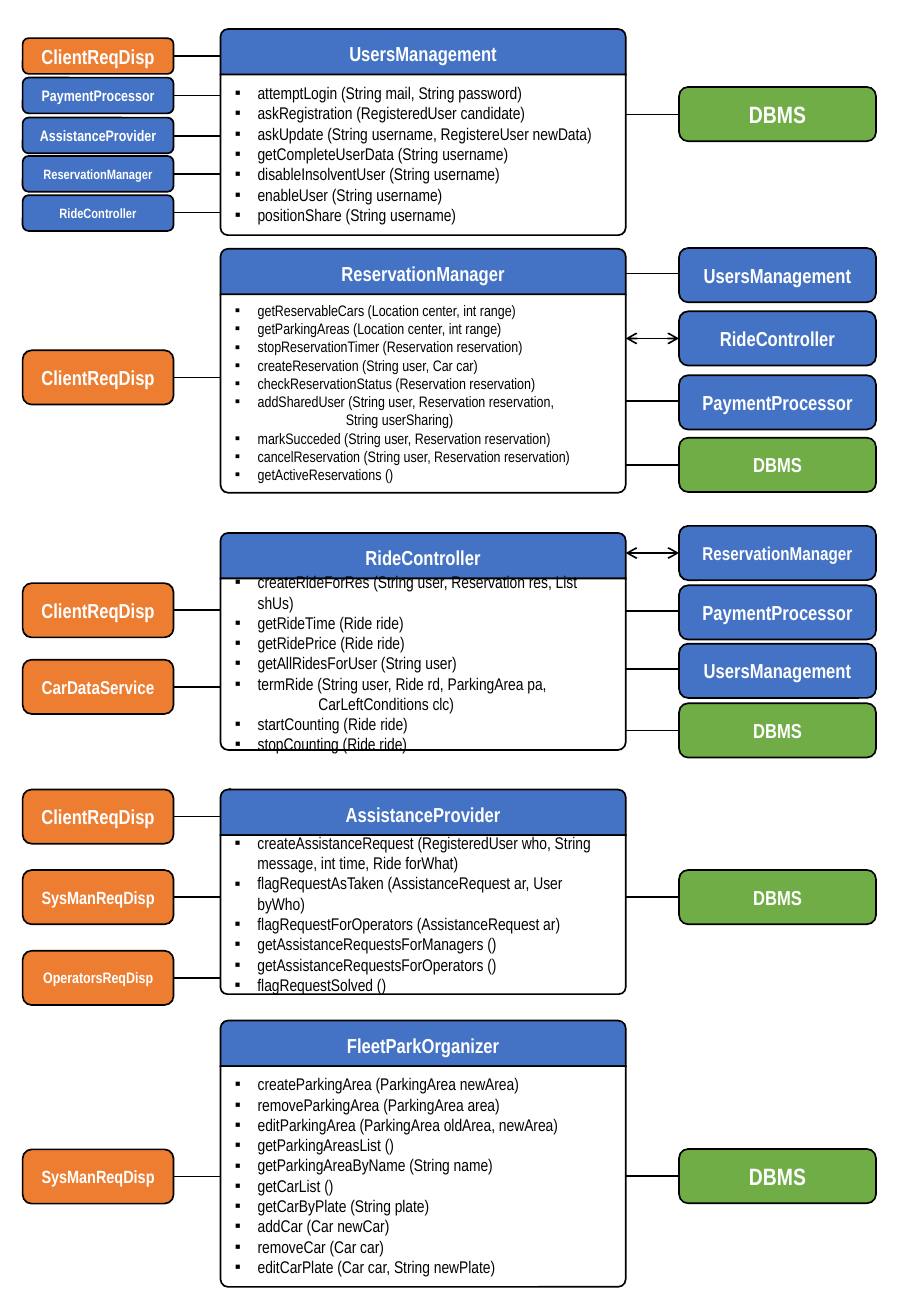
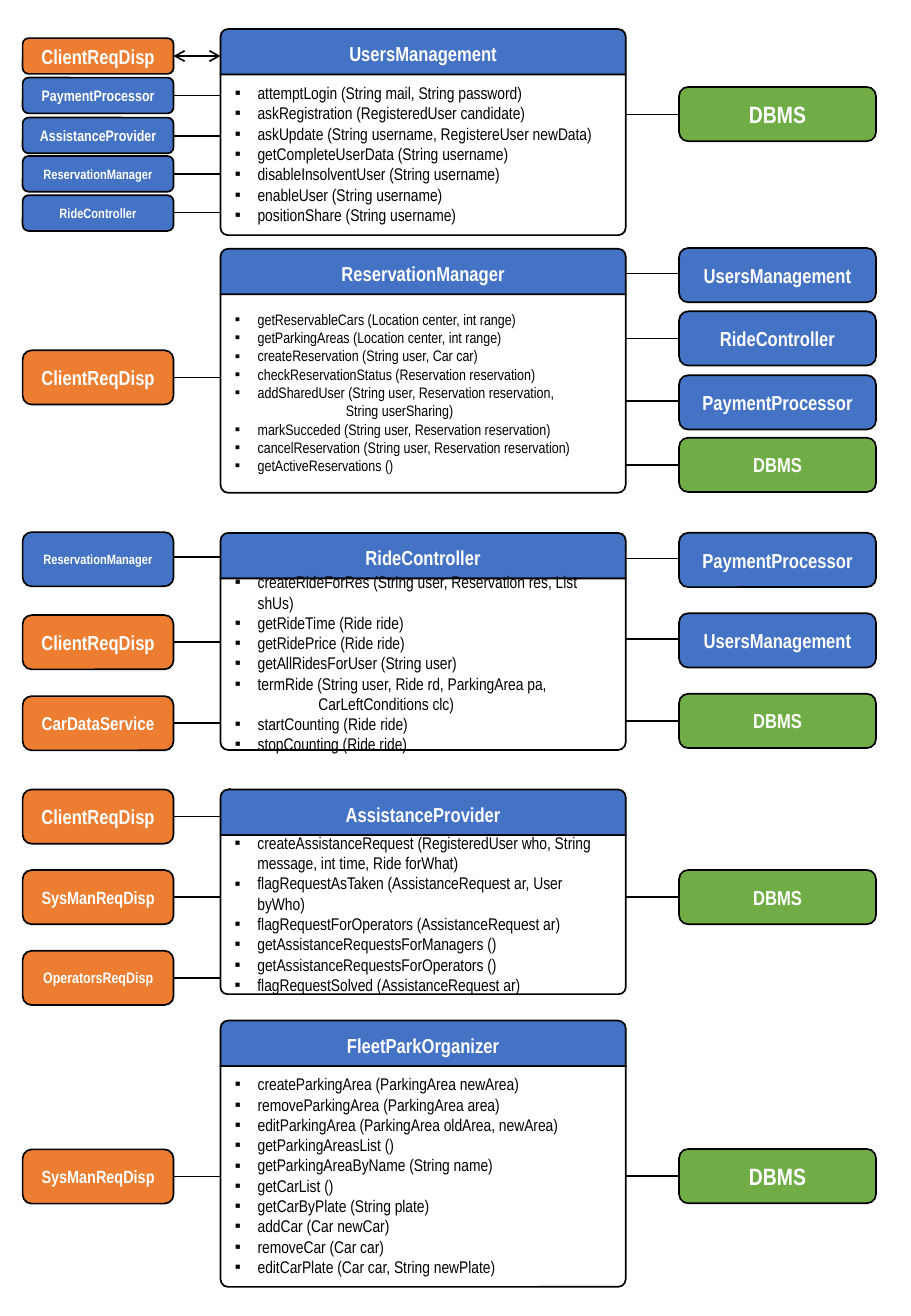
Before and after one commit to leonardochiappalupi/SwEng2-PowerEnJoy-Chiappalupi-Bugli, a slide deck: slide 2 of resources/2-DD/Interfaces/Interfaces.pptx. Drawn at 911x1316 pixels with LibreOffice and Linux fonts; fonts in the diff are those of the drawing. Boxes give left, top, right and bottom in pixels: in the first picture for what was removed or moved away, otherwise in the second. Text is boxed around its words. In the diff, an @@ line names an element or a change of style, - is before the commit and + after.

```diff
--- a/resources/2-DD/Interfaces/Interfaces.pptx
+++ b/resources/2-DD/Interfaces/Interfaces.pptx
@@ line (174, 56) - (221, 56): line to double arrow @@
@@ text in round same rect at [258,341,523,355]: paragraph removed @@
-▪ stopReservationTimer (Reservation reservation)
@@ double arrow (626, 339) - (679, 339): double arrow to line @@
@@ rounded rectangle "ReservationManager": place and size @@
-rounded rectangle "ReservationManager" at [679,526,876,581]
+rounded rectangle "ReservationManager" at [23,532,174,587]
@@ rounded rectangle "ReservationManager" at [23,532,174,587]: size 11 to 8 pt @@
@@ rounded rectangle "PaymentProcessor": place and size @@
-rounded rectangle "PaymentProcessor" at [679,585,876,640]
+rounded rectangle "PaymentProcessor" at [679,533,876,588]
@@ double arrow moved from (626, 553) - (679, 553) to (174, 558) - (221, 558) @@
@@ double arrow (174, 558) - (221, 558): double arrow to line @@
@@ line moved from (626, 611) - (679, 611) to (626, 559) - (679, 559) @@
@@ rounded rectangle "ClientReqDisp": place and size @@
-rounded rectangle "ClientReqDisp" at [23,583,174,638]
+rounded rectangle "ClientReqDisp" at [23,615,174,669]
@@ rounded rectangle "UsersManagement": place and size @@
-rounded rectangle "UsersManagement" at [679,644,876,698]
+rounded rectangle "UsersManagement" at [679,613,876,668]
@@ line moved from (626, 669) - (679, 669) to (626, 639) - (679, 639) @@
@@ rounded rectangle "DBMS": place and size @@
-rounded rectangle "DBMS" at [679,703,876,758]
+rounded rectangle "DBMS" at [679,694,876,748]
@@ 2 lines, 1 rounded rectangle: place and size @@
-2 lines, 1 rounded rectangle at [23,610,221,714]
+2 lines, 1 rounded rectangle at [23,643,221,751]
@@ line moved from (626, 730) - (679, 730) to (626, 720) - (679, 720) @@
@@ text in round same rect at [257,978,520,995]: text changed @@
-▪ flagRequestSolved ()
+▪ flagRequestSolved (AssistanceRequest ar)
```
Also in this commit, not shown: 1 other slide changed, 35 other files.
